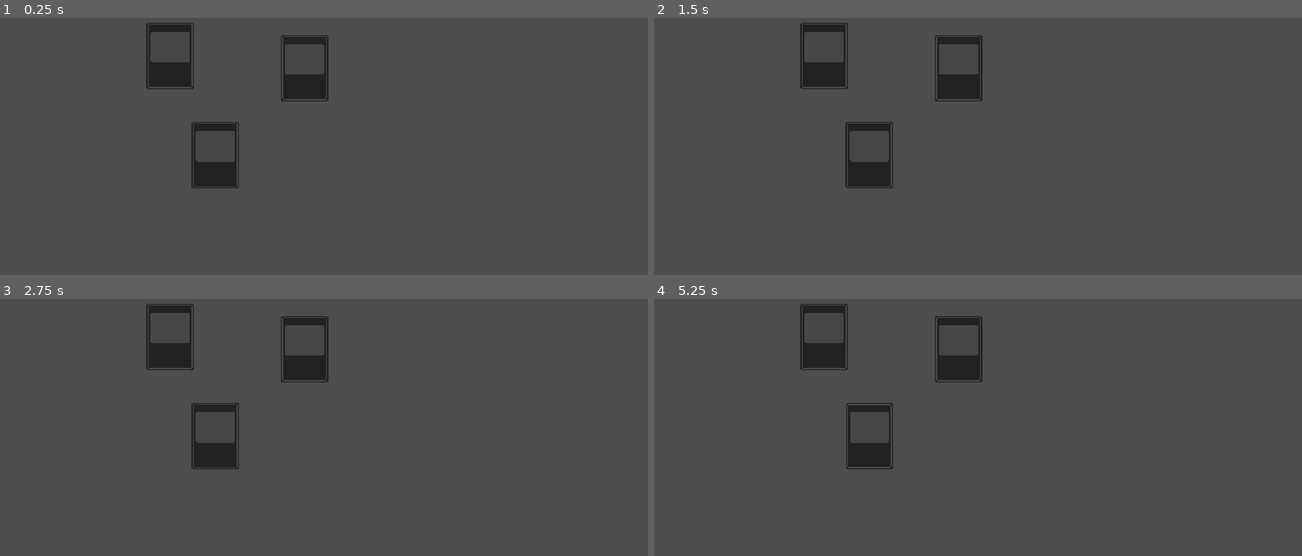
Above: before the commit, frames 1-4 (two rows, left to right).
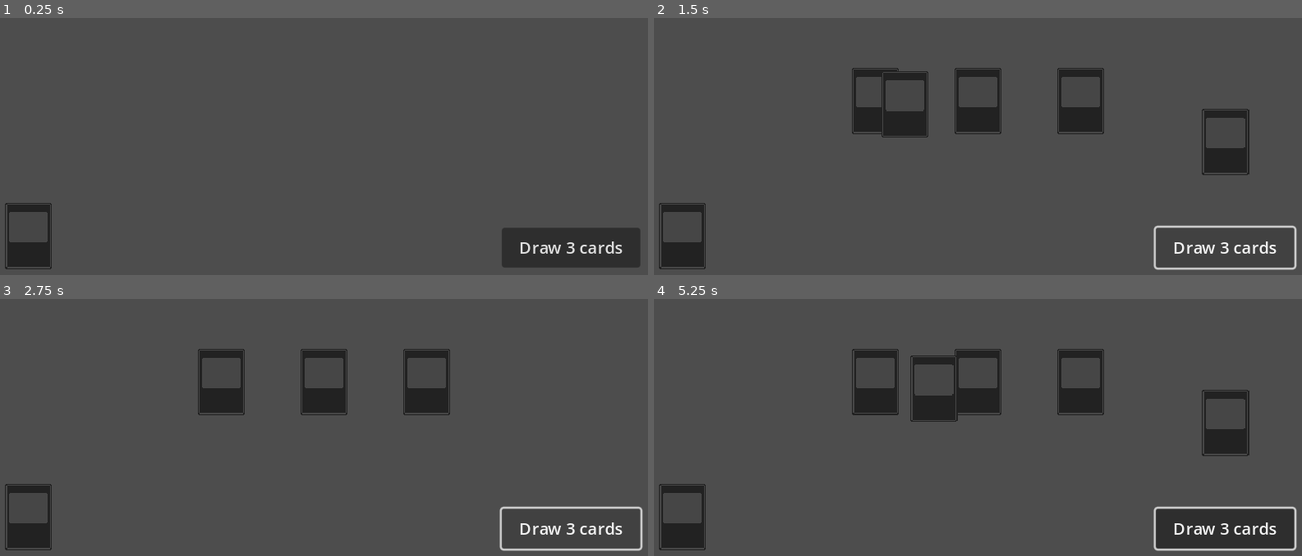
Above: after the commit, the same moments.

Repository: Wotwotwo/Hand-Forge
Game: Godot game, scene res://scenes/debugtest.tscn
The game is run twice, just before and just after one commit, with the same random seed, the same clock (stepped at 60 frames per second) and the same inputs.
Inputs (mouse positions are in pixels of both pictures, inside the frame that each line leads up to):
- Up to frame 1 (0.25 s): no input
- Up to frame 2 (1.5 s): click (1224, 246) at 0.5 s, where only the run after the commit has a clickable "Draw 3 cards"; click (1224, 246) at 1.25 s, where only the run after the commit has a clickable "Draw 3 cards"
- Up to frame 3 (2.75 s): click (570, 527) at 2 s, where only the run after the commit has a clickable "Draw 3 cards"
- Up to frame 4 (5.25 s): move the mouse to (1120, 352) at 2.77 s; press the mouse at (1120, 352) at 2.78 s; release the mouse at (1120, 352) at 3.5 s; tap Enter at 3.5 s; drag from (841, 391) to (939, 445) at 3.52 s; move the mouse to (outside the picture) at 4.27 s; press the mouse at (outside the picture) at 4.28 s; release the mouse at (outside the picture) at 5 s; tap Space at 5 s; drag from (939, 445) to (777, 316) at 5.02 s

The runs differ from the first frame. In frame 1, 7.3% of the frame differs, in the area x 0-99%, y 1-98%; in frame 2, 9.2%; in frame 3, 7.5%; in frame 4, 12%, in the area x 0-100%, y 1-99%.

Commit message:
test drawing mechanic
made a for loop instancing the cards and connecting it to a resource that holds its data

Diff:
--- /dev/null
+++ b/scenes/debugtest.gd
@@ -0,0 +1,25 @@
+extends Node2D
+var deck = [preload("res://cardDatas/examplewarrior.tres")]
+
+# Called when the node enters the scene tree for the first time.
+func _ready() -> void:
+	pass # Replace with function body.
+
+
+# Called every frame. 'delta' is the elapsed time since the previous frame.
+func _process(delta: float) -> void:
+	pass
+
+
+func _on_button_pressed() -> void:
+	var t: Tween = create_tween()
+	for i in range(3):
+		var ins = preload("res://scenes/card_scene.tscn")
+		var card = ins.instantiate()
+		card.data = deck.pick_random()
+		card.position = Vector2( 564,229)
+		add_child(card)
+		t.tween_property(card,"position",Vector2(223+ ( 100 * i),189),0.2)
+
+		pass
+	pass # Replace with function body.
--- a/scenes/debugtest.tscn
+++ b/scenes/debugtest.tscn
@@ -1,14 +1,21 @@
-[gd_scene load_steps=2 format=3 uid="uid://bdqg4l0crjc7k"]
+[gd_scene load_steps=3 format=3 uid="uid://bogjvssbsaxot"]
 
-[ext_resource type="PackedScene" uid="uid://dgs6asnhmx1qh" path="res://scenes/card_scene.tscn" id="1_aopc7"]
+[ext_resource type="PackedScene" uid="uid://bkpfuc8rreewr" path="res://scenes/card_scene.tscn" id="1_aopc7"]
+[ext_resource type="Script" path="res://scenes/debugtest.gd" id="1_vsv3p"]
 
 [node name="debugtest" type="Node2D"]
+script = ExtResource("1_vsv3p")
+metadata/_edit_horizontal_guides_ = [329.0, 171.0]
+metadata/_edit_vertical_guides_ = [564.0, 189.0]
 
 [node name="CardScene" parent="." instance=ExtResource("1_aopc7")]
-position = Vector2(173, 145)
+position = Vector2(35, 321)
 
-[node name="CardScene2" parent="." instance=ExtResource("1_aopc7")]
-position = Vector2(304, 157)
+[node name="Button" type="Button" parent="."]
+offset_left = 496.0
+offset_top = 313.0
+offset_right = 631.0
+offset_bottom = 352.0
+text = "Draw 3 cards"
 
-[node name="CardScene3" parent="." instance=ExtResource("1_aopc7")]
-position = Vector2(217, 242)
+[connection signal="pressed" from="Button" to="." method="_on_button_pressed"]
Not shown: 1 places in scenes/card_scene.tscn that only renumber resources
